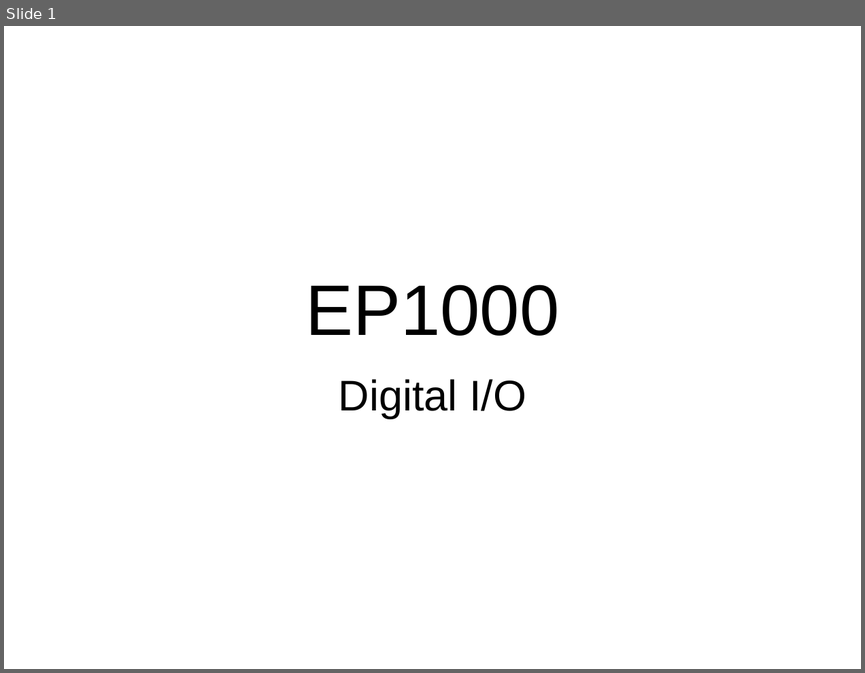
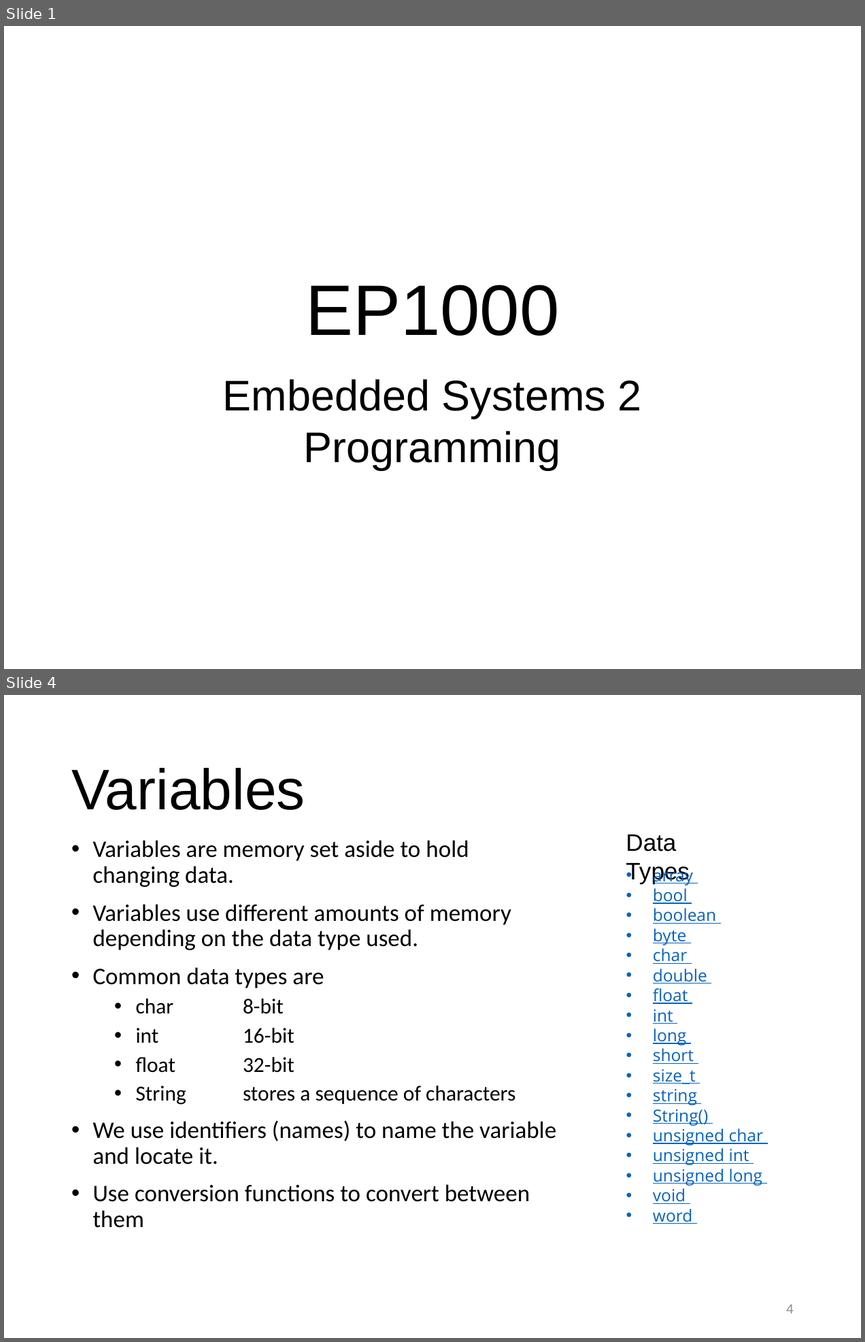
Before and after one commit to RDorville/digfab, a slide deck: presentations/ep1000_embedded2/ep1000_embedded2.pptx. Shown one above the other, each under a label of ours: slide 1 before the commit, slides 1 and 4 after it; the slides between them are not shown. The pictures are 865x673 and 865x1342 pixels, drawn with LibreOffice and Linux fonts; fonts in the diff are those of the drawing; background and template pictures are left out. Boxes give left, top, right and bottom in pixels: in the first picture for what was removed or moved away, otherwise in the second. Text is boxed around its words. In the diff, an @@ line names an element or a change of style, - is before the commit and + after.

```diff
--- a/presentations/ep1000_embedded2/ep1000_embedded2.pptx
+++ b/presentations/ep1000_embedded2/ep1000_embedded2.pptx
@@ slide 4 added at <box>4,695,861,1338</box>, background #FFFFFF @@
@@ title added at <box>71,768,305,810</box>, 48 pt, text #000000 @@
+Variables
@@ text added at <box>626,834,689,884</box>, 20 pt, text #000000 @@
+Data Types
@@ text added at <box>93,840,556,1227</box>, 20 pt, text #000000 @@
+• Variables are memory set aside to hold changing data.
+• Variables use different amounts of memory depending on the data type used.
+• Common data types are
+  • char 8-bit
+  • int 16-bit
+  • float 32-bit
+  • String stores a sequence of characters
+• We use identifiers (names) to name the variable and locate it.
+• Use conversion functions to convert between them
@@ text added at <box>653,866,763,1223</box>, 14 pt, text #0563C1, underline @@
+• array
+• bool
+• boolean
+• byte
+• char
+• double
+• float
+• int
+• long
+• short
+• size_t
+• string
+• String()
+• unsigned char
+• unsigned int
+• unsigned long
+• void
+• word
@@ page number added at <box>786,1304,793,1313</box>, 12 pt, text #8C8C8C @@
+4
@@ slide 1 changed as well @@
@@ subtitle at <box>223,379,642,469</box>: text changed @@
-Digital I/O
+Embedded Systems 2
+Programming
```
Also in this commit, not shown: 1 other slide changed, 14 other slides added, 18 slides removed, 1 other file.
